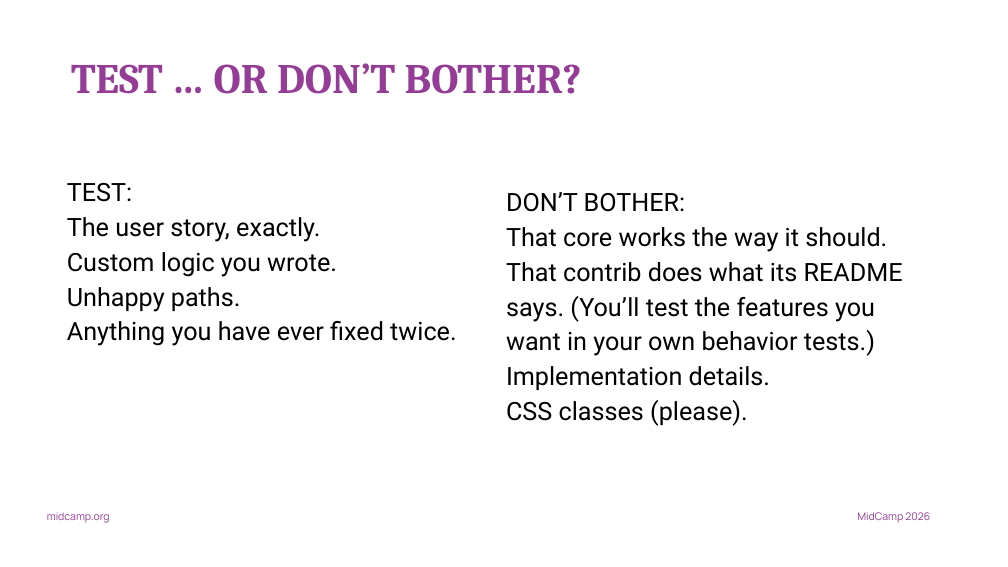
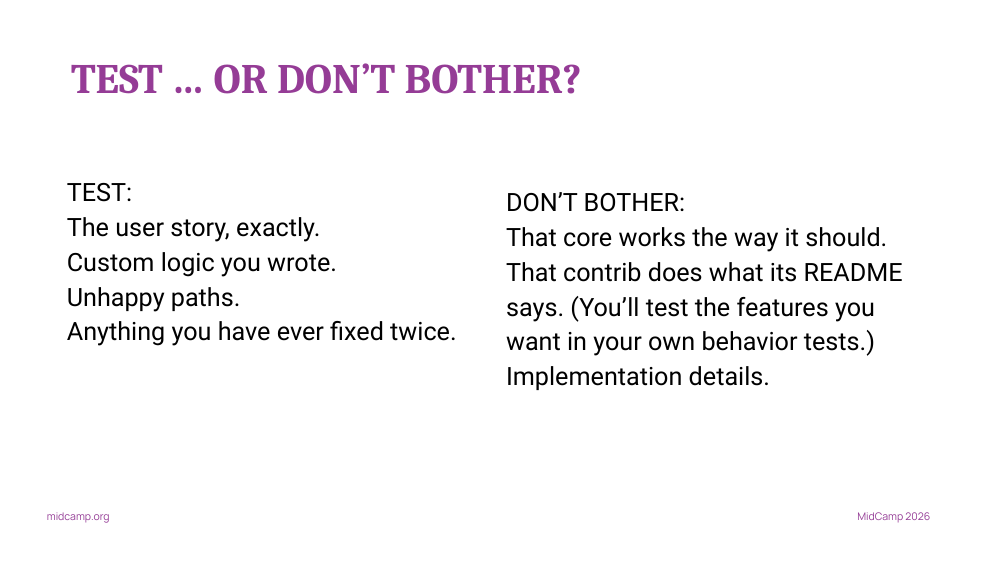
Before and after one commit to jonathanfranks/dtt2026, a slide deck: slide 9 of dtt-talk-deck.pptx. Drawn at 1008x567 pixels with LibreOffice and Linux fonts; fonts in the diff are those of the drawing. Boxes give left, top, right and bottom in pixels: in the first picture for what was removed or moved away, otherwise in the second. Text is boxed around its words. In the diff, an @@ line names an element or a change of style, - is before the commit and + after.

```diff
--- a/dtt-talk-deck.pptx
+++ b/dtt-talk-deck.pptx
@@ text at [506, 400, 748, 426]: paragraph removed @@
-CSS classes (please).
```
Also in this commit, not shown: 1 slide added.
